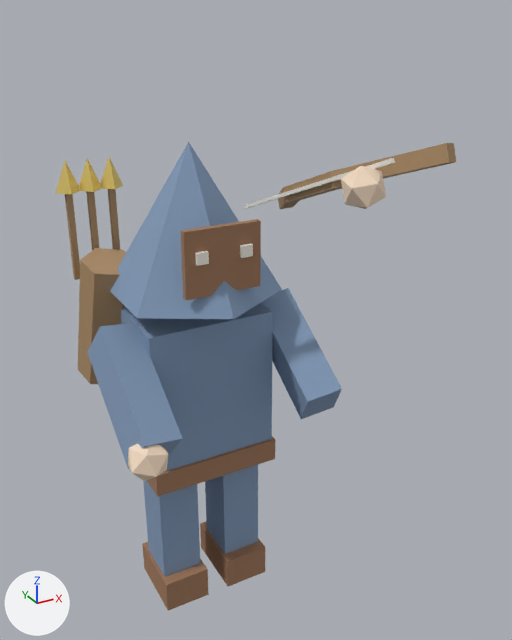
The glTF model assets/animations/wave2/archer_shoot.glb, before and after one commit.
Before and after are seen from a camera (50 mm lens) standing at (-0.847, -1.95, 1.98) and looking at (0.176, -0.09, 1.05). The lights are fixed; the arrows at lower left show +X, +Y and +Z. The first picture is the older version. Where no turn or scale is listed for an object, it has been applied to the vertices.

Objects in the first picture: 'arm_l.002', 'arm_r.002', 'belt.001', 'boot_l.001', 'boot_r.001', 'bow_low', 'hood', 'leg_l.002', 'leg_r.002', 'quiver', 'shade', 'torso' and 13 more.
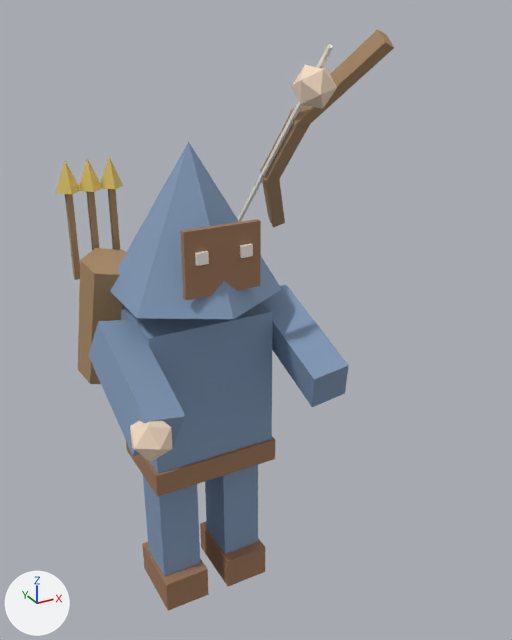
ob_arm_l is not drawn itself; it is the parent of ob_arm_l_002, ob_lower_arm_l.
ob_lower_arm_l is not drawn itself; it is the parent of ob_hand_l_001.
ob_arm_r is not drawn itself; it is the parent of ob_arm_r_002, ob_lower_arm_r.
ob_lower_arm_r is not drawn itself; it is the parent of ob_bow_grip, ob_bow_low, ob_bow_string, ob_bow_top, ob_hand_r_001.

What differs and where, as boxes [x1, y1, x2, y2] in the pictures (512 x 640 px):
'arm_l.002', turned: before [87, 323, 183, 469]; after [88, 320, 186, 456]
'arm_r.002', turned: before [261, 288, 342, 419]; after [261, 284, 349, 407]
'bow_low', turned: before [329, 143, 456, 189]; after [289, 29, 394, 129]
'hand_r.001', turned: before [341, 166, 386, 209]; after [292, 65, 337, 109]
'hand_l.001', turned: before [128, 444, 168, 481]; after [130, 421, 172, 462]
'bow_grip', turned: before [285, 172, 341, 202]; after [262, 115, 310, 181]
'bow_string', turned: before [244, 158, 395, 208]; after [237, 44, 333, 222]
'bow_top', turned: before [278, 187, 300, 209]; after [260, 168, 285, 227]

What the commit changed:
Object 'arm_l' (ob_arm_l) turns from (-55, 0, 0) to (-69, 0, 0) degrees about x, y and z.
Object 'lower_arm_l' (ob_lower_arm_l) turns from (-17, 0, 0) to (-21, 0, 0) degrees about x, y and z.
Object 'arm_r' (ob_arm_r) turns from (-56, 0, 0) to (-70, 0, 0) degrees about x, y and z.
Object 'lower_arm_r' (ob_lower_arm_r) turns from (-55, 0, 0) to (-69, 0, 0) degrees about x, y and z.
